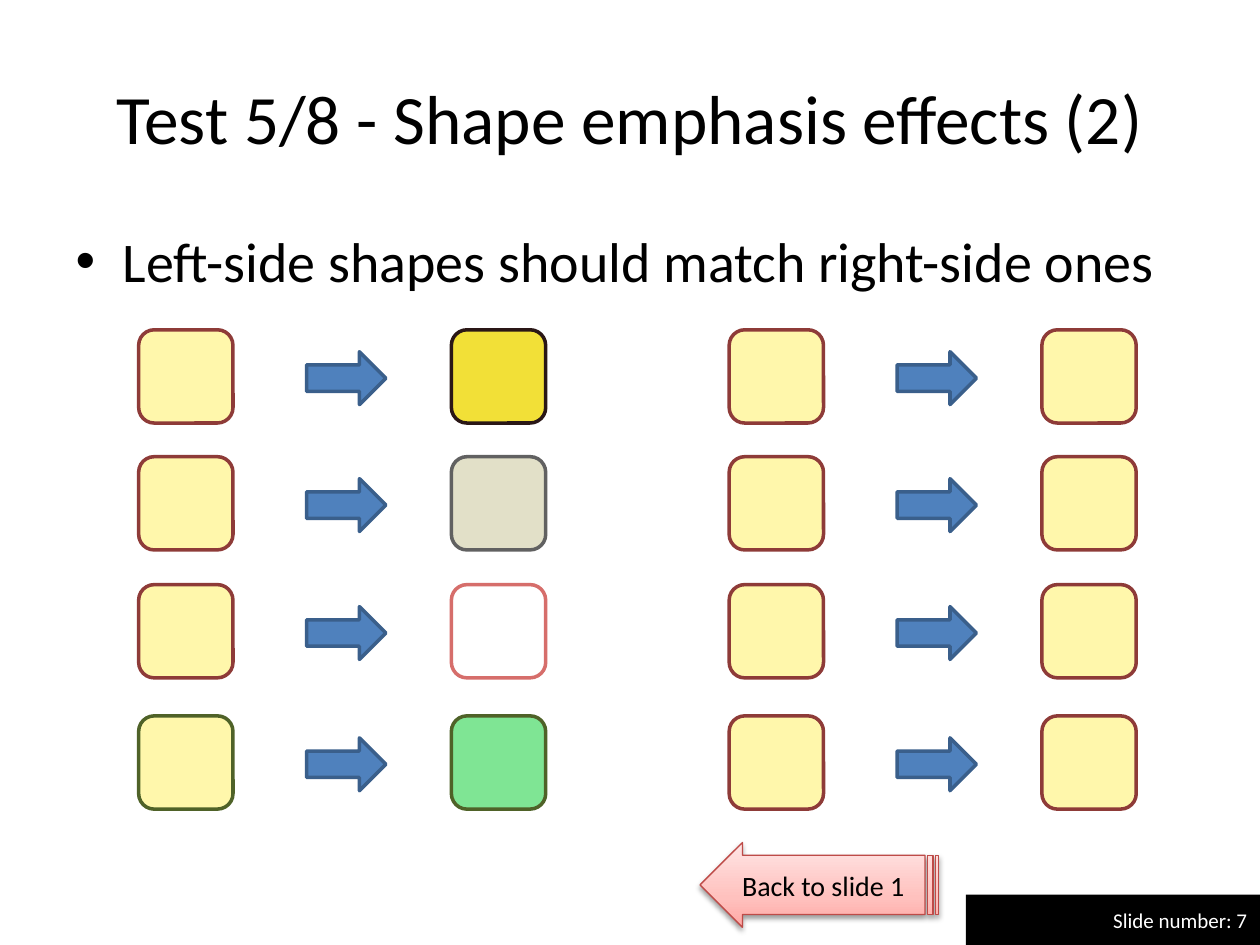
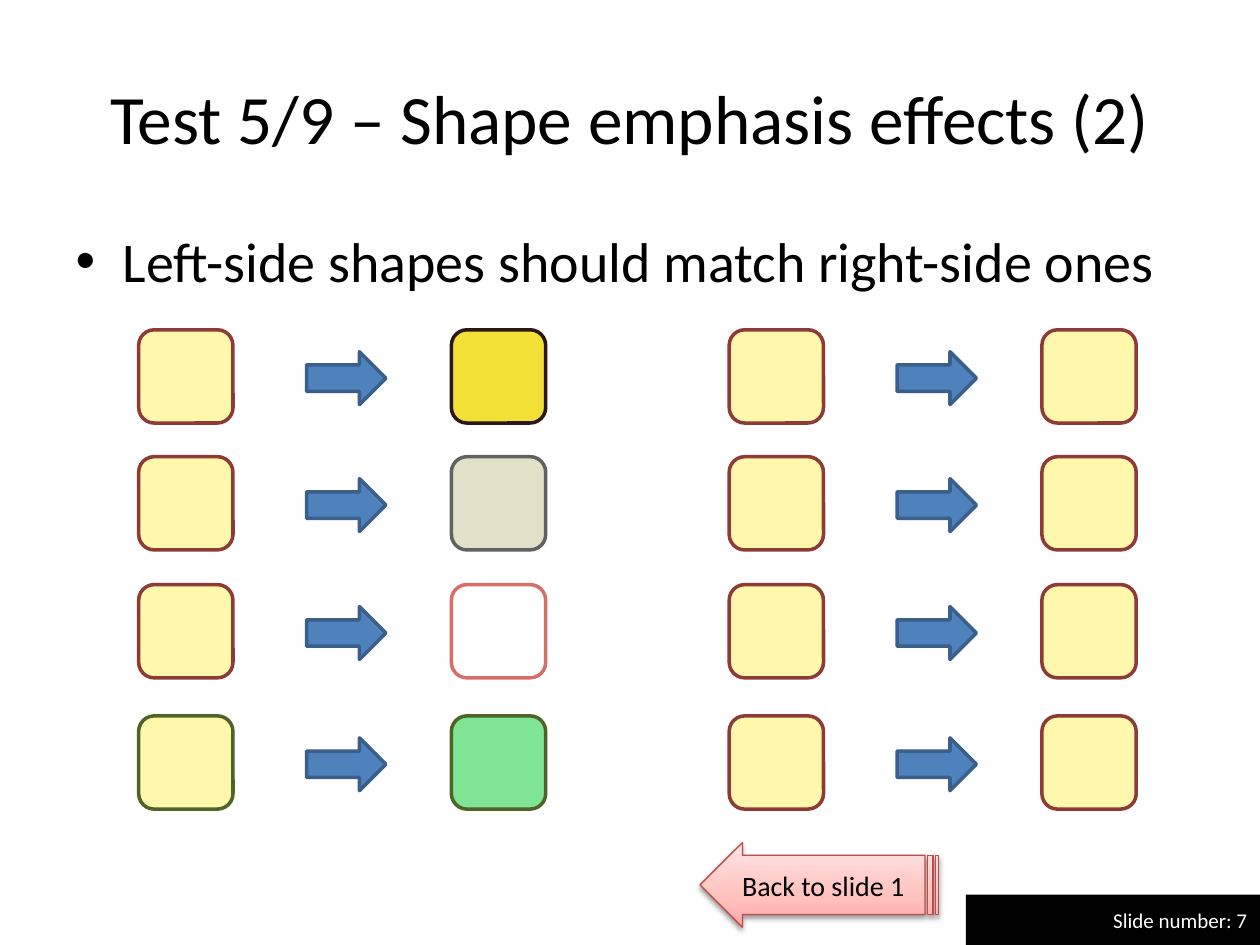
Before and after one commit to maxonthegit/PPspliT, a slide deck: slide 7 of src/PPT12+/PPspliT.pptm. Drawn at 1260x945 pixels with LibreOffice and Linux fonts; fonts in the diff are those of the drawing. Boxes give left, top, right and bottom in pixels: in the first picture for what was removed or moved away, otherwise in the second. Text is boxed around its words. In the diff, an @@ line names an element or a change of style, - is before the commit and + after.

```diff
--- a/src/PPT12+/PPspliT.pptm
+++ b/src/PPT12+/PPspliT.pptm
@@ title at bbox=[110, 93, 1149, 156]: text changed @@
-Test 5/8 - Shape emphasis effects (2)
+Test 5/9 – Shape emphasis effects (2)
```
Also in this commit, not shown: 11 other slides changed, 2 slides added.
